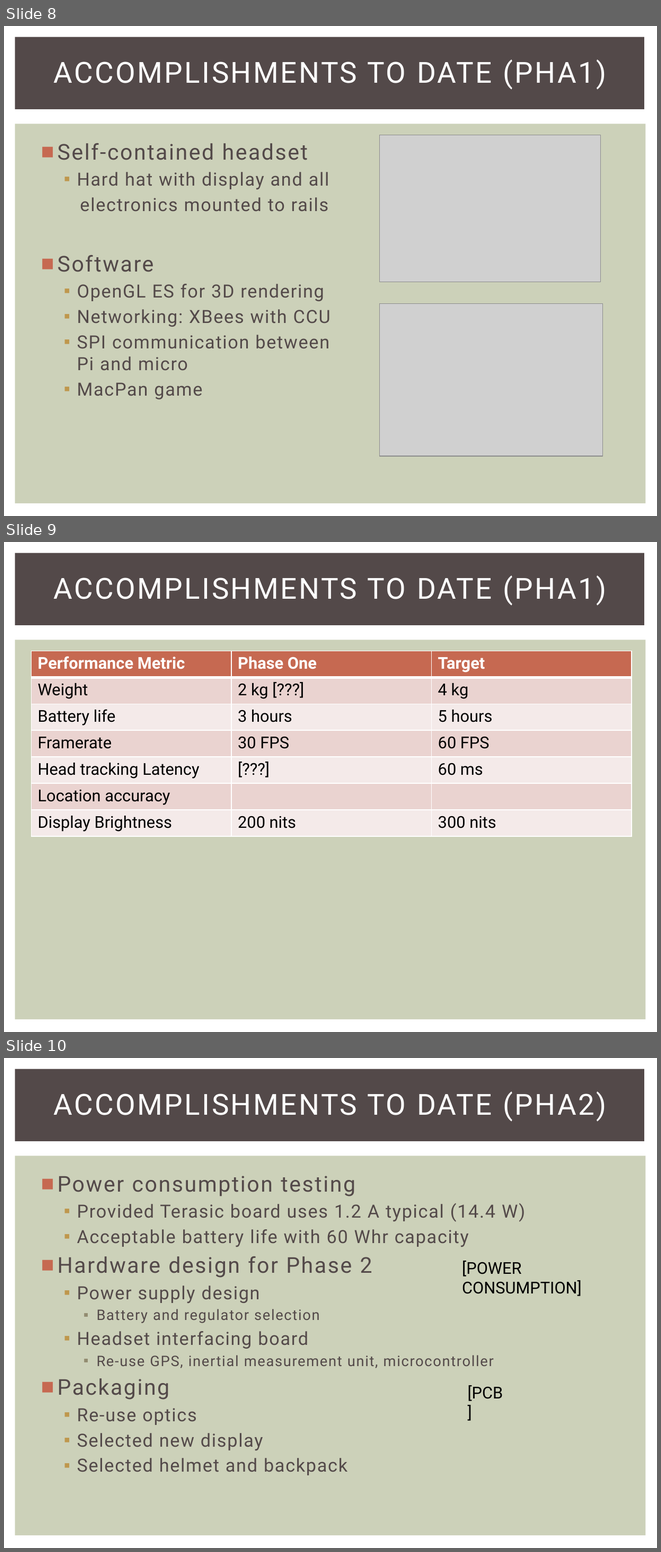
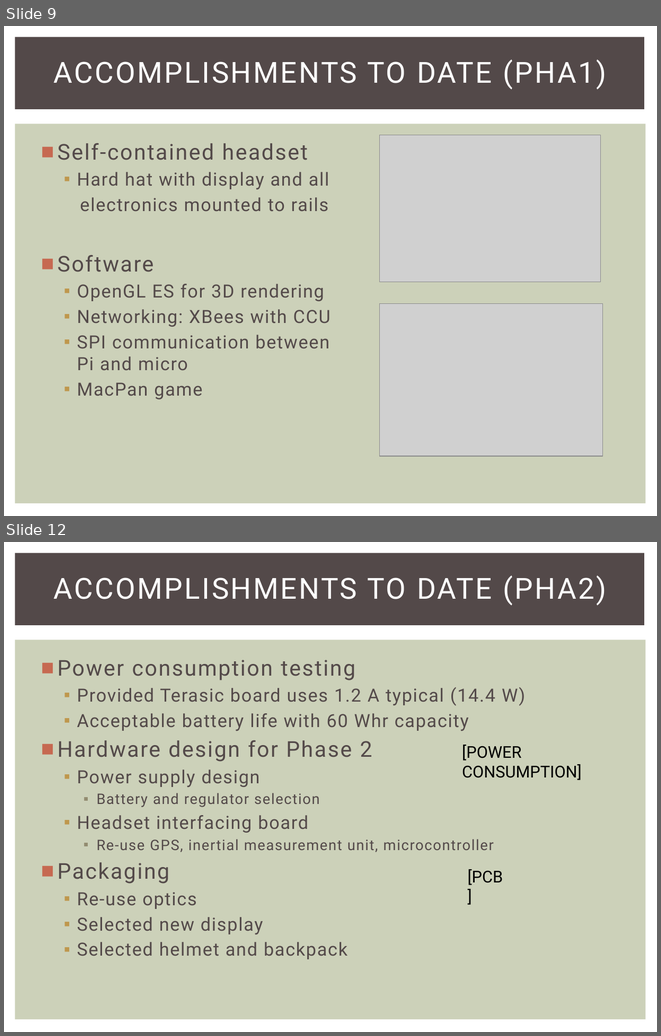
Before and after one commit to snowpuppy/augreality, a slide deck: doc/AugRealityMidReview.pptx. Shown one above the other, each under a label of ours: slides 8, 9 and 10 before the commit, slides 9 and 12 after it; the slides between them are not shown. The pictures are 661x1552 and 661x1036 pixels, drawn with LibreOffice and Linux fonts; fonts in the diff are those of the drawing; grey boxes stand for pictures. Boxes give left, top, right and bottom in pixels: in the first picture for what was removed or moved away, otherwise in the second. Text is boxed around its words. In the diff, an @@ line names an element or a change of style, - is before the commit and + after.

Commit message:
Timeline slides updated to be readable. Budget slides updated to fill in missing info and to remove old info. Steven's modifications to performance metrics added back in.

```diff
--- a/doc/AugRealityMidReview.pptx
+++ b/doc/AugRealityMidReview.pptx
@@ slide 9 removed at bbox=[4, 542, 657, 1032], background #FFFFFF; not listed: 2 template elements that a slide beside it also shows @@
@@ title removed at bbox=[54, 575, 607, 606] @@
-ACCOMPLISHMENTS TO DATE (PHA1)
@@ table removed at bbox=[32, 651, 631, 837], 7 rows, 3 columns @@
-Performance Metric | Phase One | Target
-Weight | 2 kg [???] | 4 kg
-Battery life | 3 hours | 5 hours
-Framerate | 30 FPS | 60 FPS
-Head tracking Latency | [???] | 60 ms
-Location accuracy |  | 
-Display Brightness | 200 nits | 300 nits
@@ what was slide 8 is now slide 9 @@
@@ what was slide 10 is now slide 12 @@
```
Also in this commit, not shown: 3 slides changed, 4 slides added.
